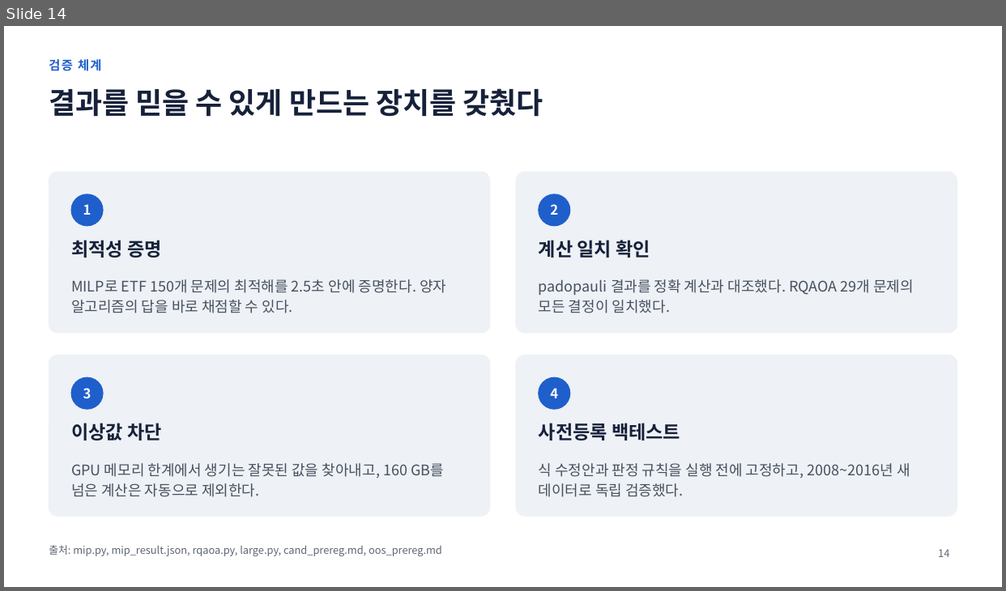
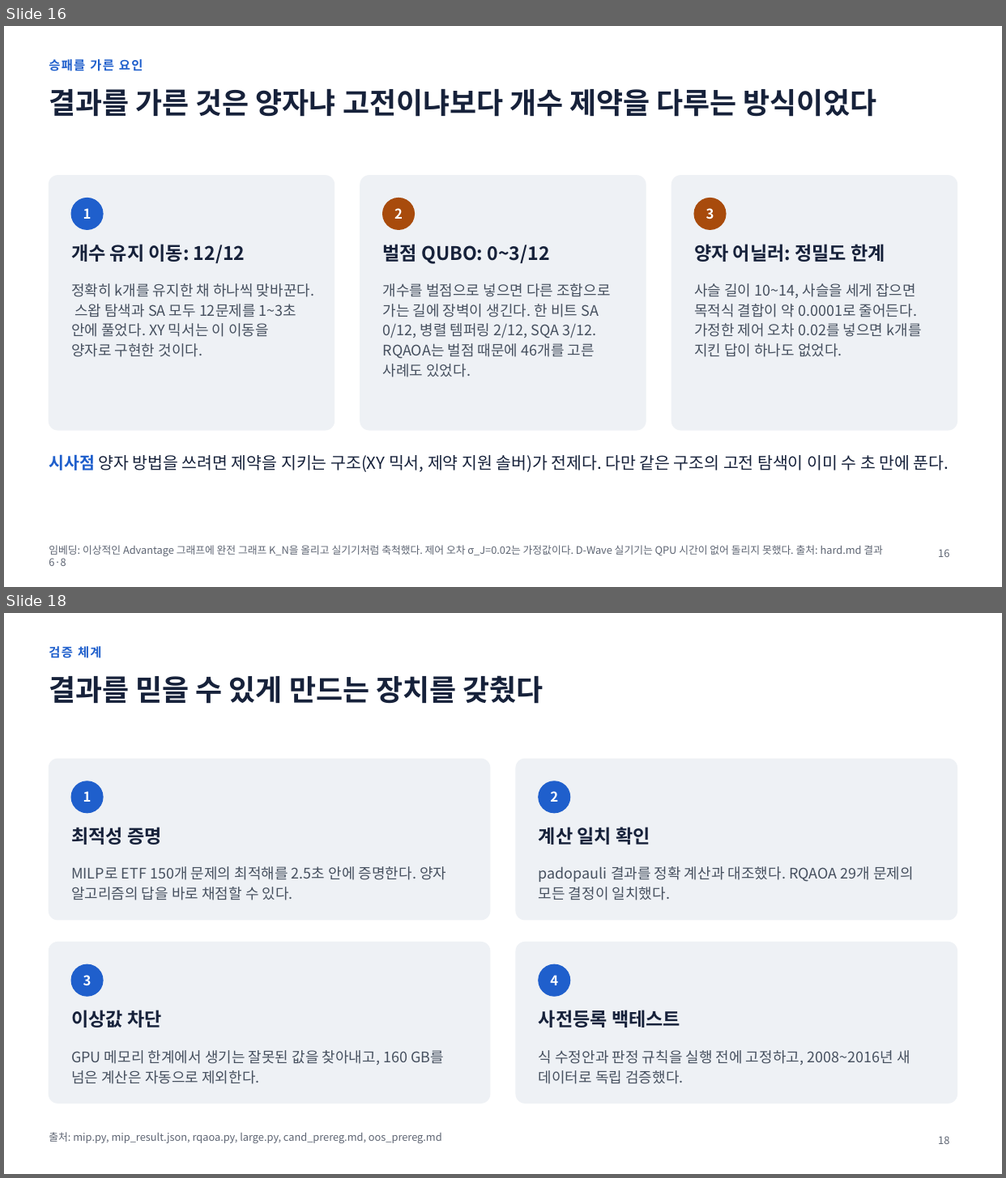
Before and after one commit to 202155570/norma-qaoa, a slide deck: docs/qaoa_achievements_2026-11-19.pptx. Shown one above the other, each under a label of ours: slide 14 before the commit, slides 16 and 18 after it; the slides between them are not shown. The pictures are 1006x591 and 1006x1178 pixels, drawn with LibreOffice and Linux fonts; fonts in the diff are those of the drawing. Boxes give left, top, right and bottom in pixels: in the first picture for what was removed or moved away, otherwise in the second. Text is boxed around its words. In the diff, an @@ line names an element or a change of style, - is before the commit and + after.

```diff
--- a/docs/qaoa_achievements_2026-11-19.pptx
+++ b/docs/qaoa_achievements_2026-11-19.pptx
@@ slide 16 added at <box>4,26,1002,587</box>, background #FFFFFF @@
@@ text added at <box>49,59,143,71</box>, 12 pt, text #1F5FCC, bold @@
+승패를 가른 요인
@@ title added at <box>49,89,877,117</box>, 28 pt, text #16213A, bold @@
+결과를 가른 것은 양자냐 고전이냐보다 개수 제약을 다루는 방식이었다
@@ rounded rectangle added at <box>49,176,334,430</box>, fill #EEF1F5, outline #EEF1F5 1 pt @@
@@ rounded rectangle added at <box>360,176,646,430</box>, fill #EEF1F5, outline #EEF1F5 1 pt @@
@@ rounded rectangle added at <box>671,176,957,430</box>, fill #EEF1F5, outline #EEF1F5 1 pt @@
@@ ellipse added at <box>71,199,103,229</box>, fill #1F5FCC, outline #1F5FCC 1 pt @@
@@ text added at <box>83,208,91,219</box>, 13 pt, text #FFFFFF, bold @@
+1
@@ ellipse added at <box>383,199,414,229</box>, fill #A84B0C, outline #A84B0C 1 pt @@
@@ text added at <box>394,208,403,219</box>, 13 pt, text #FFFFFF, bold @@
+2
@@ ellipse added at <box>694,199,726,229</box>, fill #A84B0C, outline #A84B0C 1 pt @@
@@ text added at <box>706,208,714,219</box>, 13 pt, text #FFFFFF, bold @@
+3
@@ text added at <box>71,244,245,263</box>, 18 pt, text #16213A, bold @@
+개수 유지 이동: 12/12
@@ text added at <box>383,244,550,264</box>, 18 pt, text #16213A, bold @@
+벌점 QUBO: 0~3/12
@@ text added at <box>694,244,885,262</box>, 18 pt, text #16213A, bold @@
+양자 어닐러: 정밀도 한계
@@ text added at <box>71,284,315,357</box>, 14 pt, text #46505F @@
+정확히 k개를 유지한 채 하나씩 맞바꾼다. 스왑 탐색과 SA 모두 12문제를 1~3초 안에 풀었다. XY 믹서는 이 이동을 양자로 구현한 것이다.
@@ text added at <box>383,284,610,378</box>, 14 pt, text #46505F @@
+개수를 벌점으로 넣으면 다른 조합으로 가는 길에 장벽이 생긴다. 한 비트 SA 0/12, 병렬 템퍼링 2/12, SQA 3/12. RQAOA는 벌점 때문에 46개를 고른 사례도 있었다.
@@ text added at <box>694,284,922,357</box>, 14 pt, text #46505F @@
+사슬 길이 10~14, 사슬을 세게 잡으면 목적식 결합이 약 0.0001로 줄어든다. 가정한 제어 오차 0.02를 넣으면 k개를 지킨 답이 하나도 없었다.
@@ text added at <box>49,454,948,472</box>, 16 pt, text #16213A @@
+시사점 양자 방법을 쓰려면 제약을 지키는 구조(XY 믹서, 제약 지원 솔버)가 전제다. 다만 같은 구조의 고전 탐색이 이미 수 초 만에 푼다.
@@ text added at <box>49,545,883,566</box>, 10 pt, text #5E6573 @@
+임베딩: 이상적인 Advantage 그래프에 완전 그래프 K_N을 올리고 실기기처럼 축척했다. 제어 오차 σ_J=0.02는 가정값이다. D-Wave 실기기는 QPU 시간이 없어 돌리지 못했다. 출처: hard.md 결과 6·8
@@ page number added at <box>938,549,949,557</box>, 10 pt, text #5E6573 @@
+16
@@ what was slide 14 is now slide 18 @@
@@ page number at <box>938,1136,949,1144</box>: text changed @@
-14
+18
```
Also in this commit, not shown: 4 slides changed, 3 other slides added, 3 other files.
